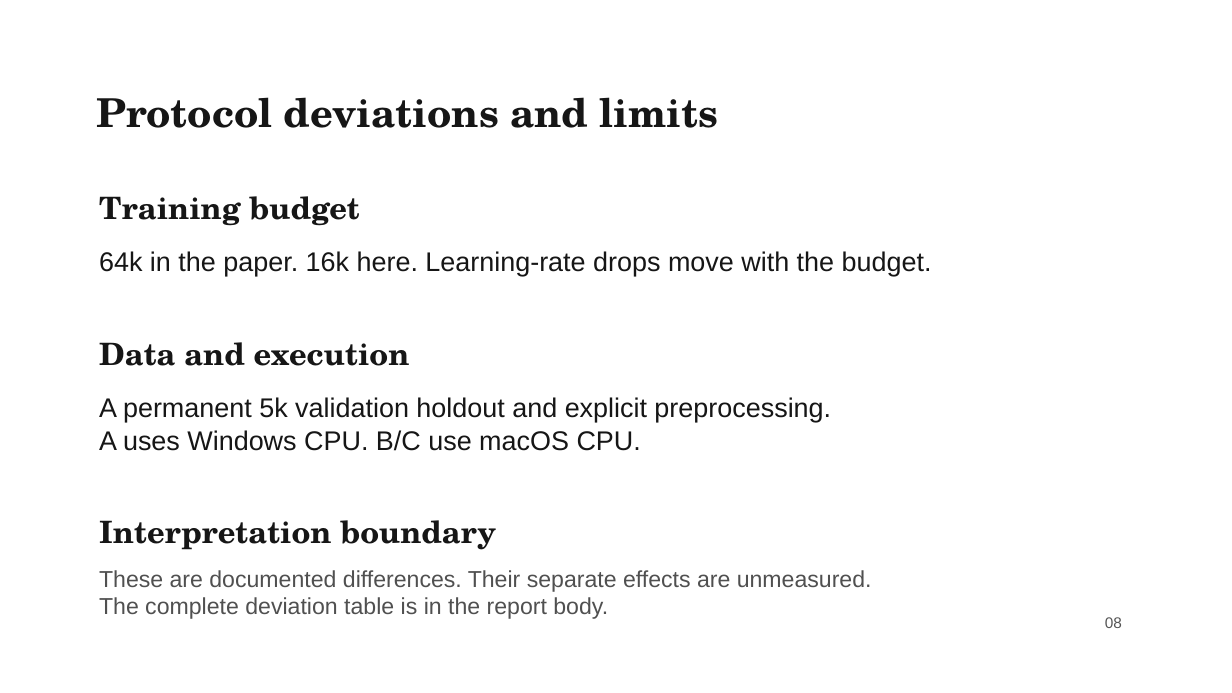
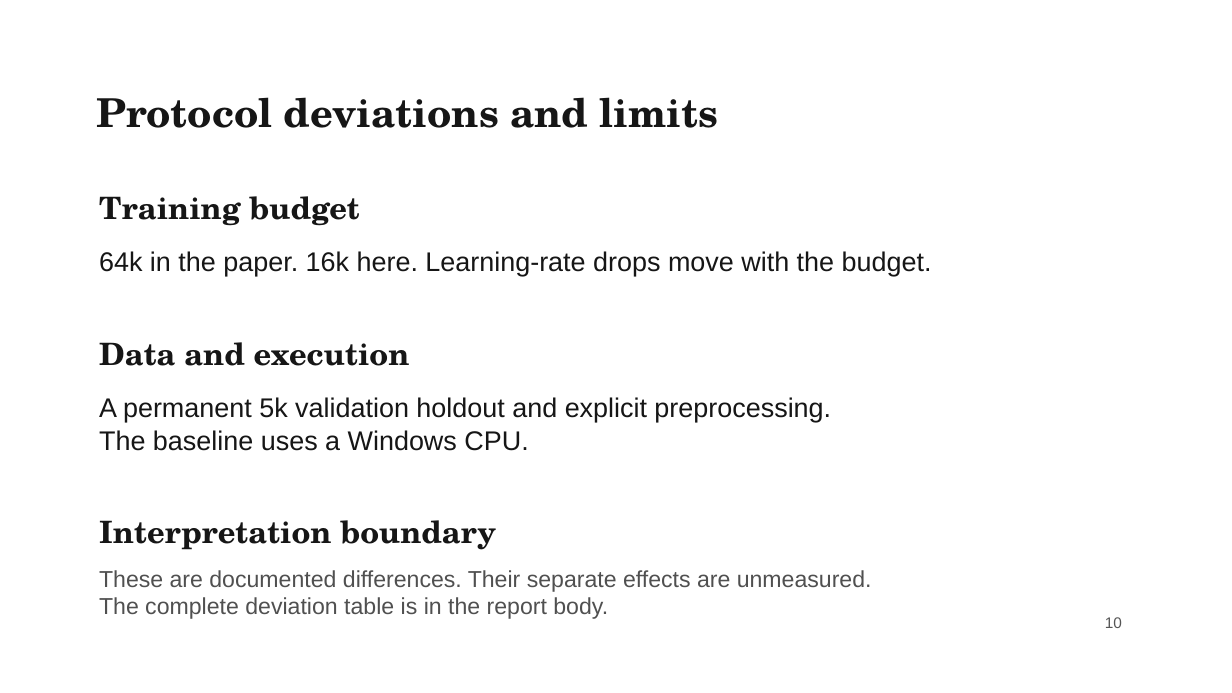
Before and after one commit to liuyanze910-svg/miae01-resnet-replication, a slide deck: slide 10 of docs/slides/week4_a_background_methods.pptx (slide 8 before the commit). Drawn at 1232x693 pixels with LibreOffice and Linux fonts; fonts in the diff are those of the drawing; background and template pictures are left out. Boxes give left, top, right and bottom in pixels: in the first picture for what was removed or moved away, otherwise in the second. Text is boxed around its words. In the diff, an @@ line names an element or a change of style, - is before the commit and + after.

```diff
--- a/docs/slides/week4_a_background_methods.pptx
+++ b/docs/slides/week4_a_background_methods.pptx
@@ text at (x1=99, y1=430, x2=528, y2=451): text changed @@
-A uses Windows CPU. B/C use macOS CPU.
+The baseline uses a Windows CPU.
@@ text at (x1=1105, y1=617, x2=1122, y2=628): text changed @@
-08
+10
```
Also in this commit, not shown: 7 other slides changed, 3 slides added, 4 other files.
